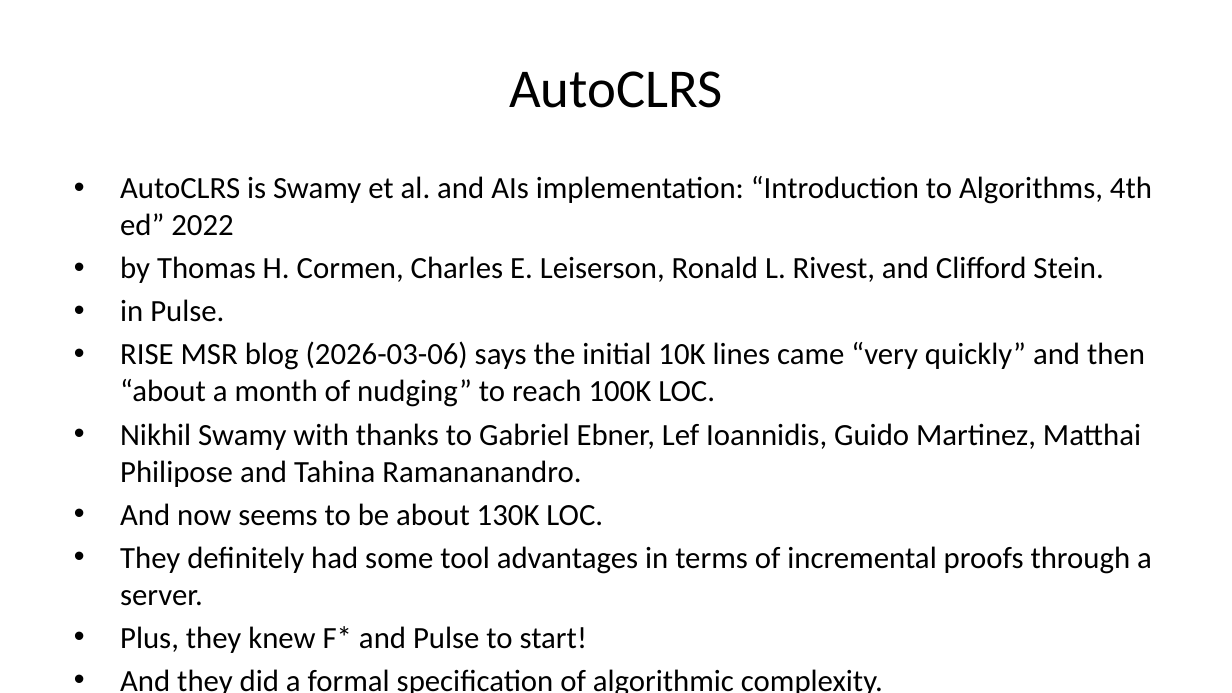
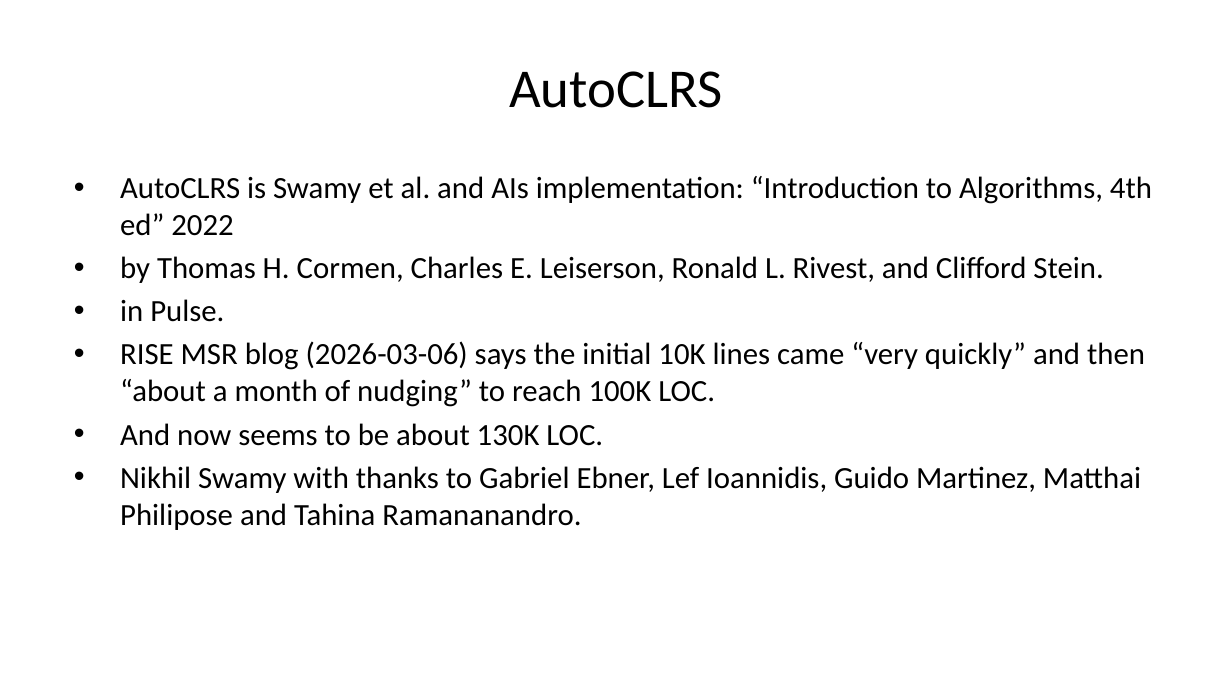
Before and after one commit to briangmilnes/APAS-VERUS, a slide deck: slide 37 of lectures/slidesMSR.pptx (slide 33 before the commit). Drawn at 1232x693 pixels with LibreOffice and Linux fonts; fonts in the diff are those of the drawing. Boxes give left, top, right and bottom in pixels: in the first picture for what was removed or moved away, otherwise in the second. Text is boxed around its words. In the diff, an @@ line names an element or a change of style, - is before the commit and + after.

```diff
--- a/lectures/slidesMSR.pptx
+++ b/lectures/slidesMSR.pptx
@@ text at [120,423,603,446]: paragraph added @@
+• And now seems to be about 130K LOC.
@@ text at [120,503,1152,693]: paragraphs removed @@
-• And now seems to be about 130K LOC.
-• They definitely had some tool advantages in terms of incremental proofs through a server.
-• Plus, they knew F* and Pulse to start!
-• And they did a formal specification of algorithmic complexity.
```
Also in this commit, not shown: 19 other slides changed, 6 slides added, 1 other file.
